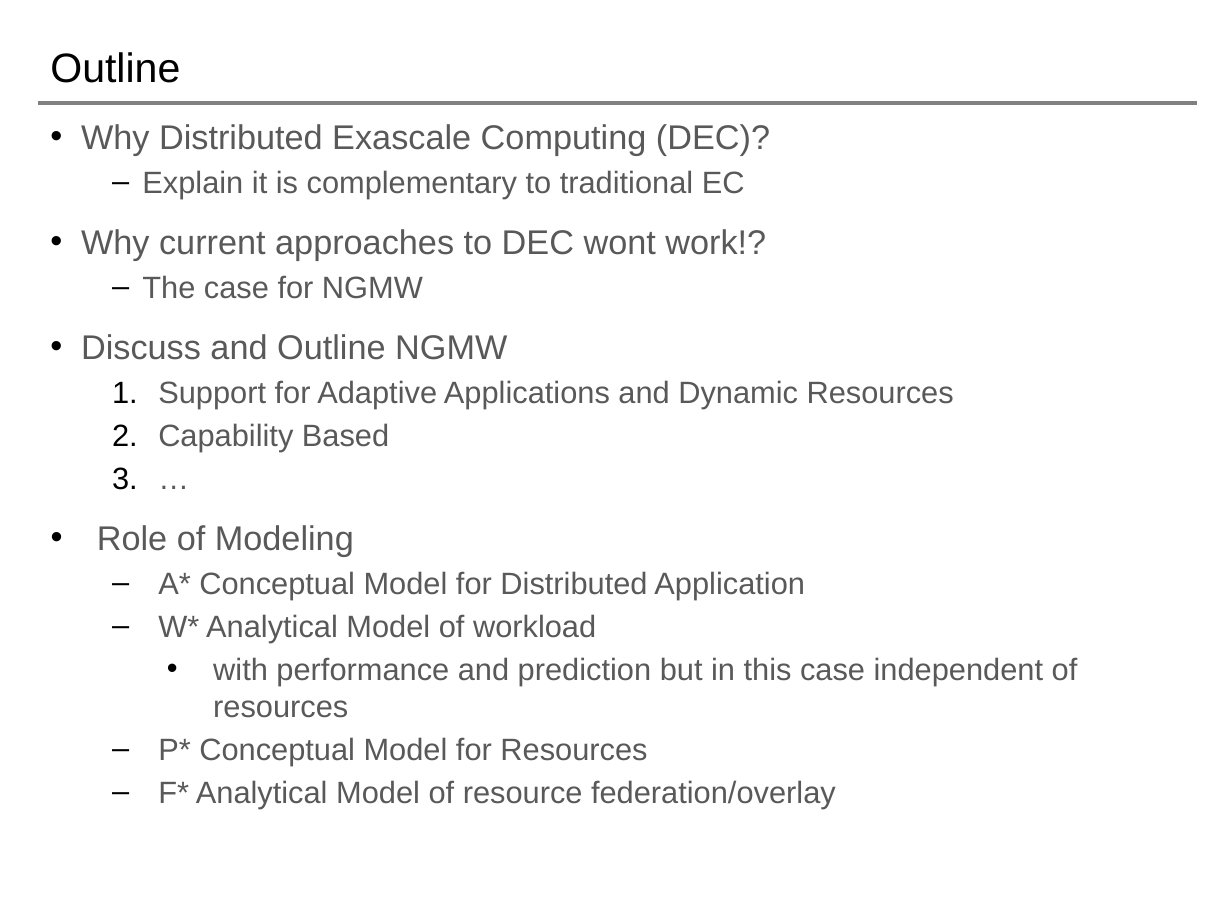
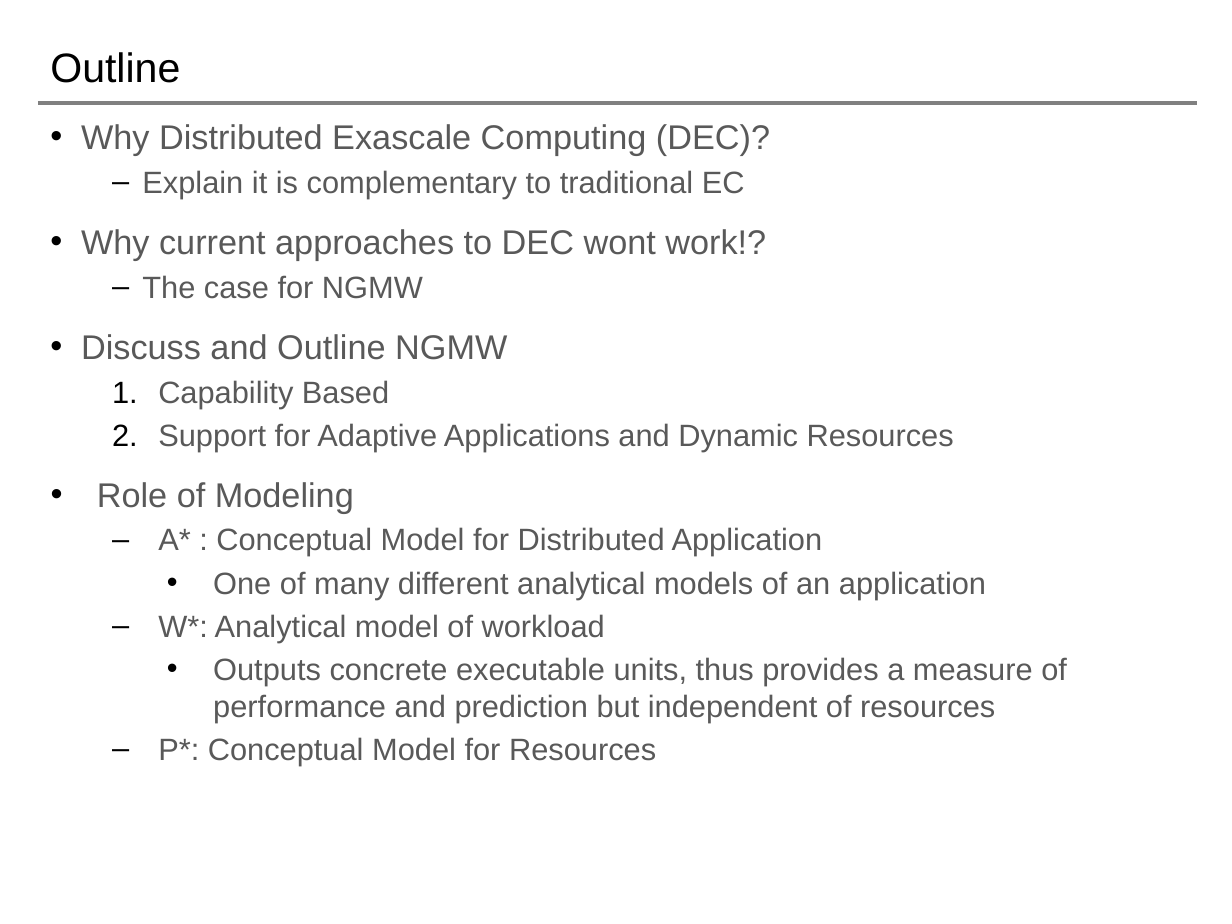
Before and after one commit to saga-project/NGMW, a slide deck: slide 2 of presentations/radical-modsim.pptx. Drawn at 1232x924 pixels with LibreOffice and Linux fonts; fonts in the diff are those of the drawing; background and template pictures are left out. Boxes give left, top, right and bottom in pixels: in the first picture for what was removed or moved away, otherwise in the second. Text is boxed around its words. In the diff, an @@ line names an element or a change of style, - is before the commit and + after.

```diff
--- a/presentations/radical-modsim.pptx
+++ b/presentations/radical-modsim.pptx
@@ text at (158, 380, 389, 408): paragraph added @@
+  1. Capability Based
@@ text at (158, 423, 389, 451): paragraphs removed @@
-  2. Capability Based
-  3. …
@@ text at (158, 527, 1067, 765): text changed @@
-  – A* Conceptual Model for Distributed Application
-  – W* Analytical Model of workload
-    • with performance and prediction but in this case independent of resources
-  – P* Conceptual Model for Resources
-  – F* Analytical Model of resource federation/overlay
+  – A* : Conceptual Model for Distributed Application
+    • One of many different analytical models of an application
+  – W*: Analytical model of workload
+    • Outputs concrete executable units, thus provides a measure of performance and prediction but independent of resources
+  – P*: Conceptual Model for Resources
```
Also in this commit, not shown: 1 other slide changed.
